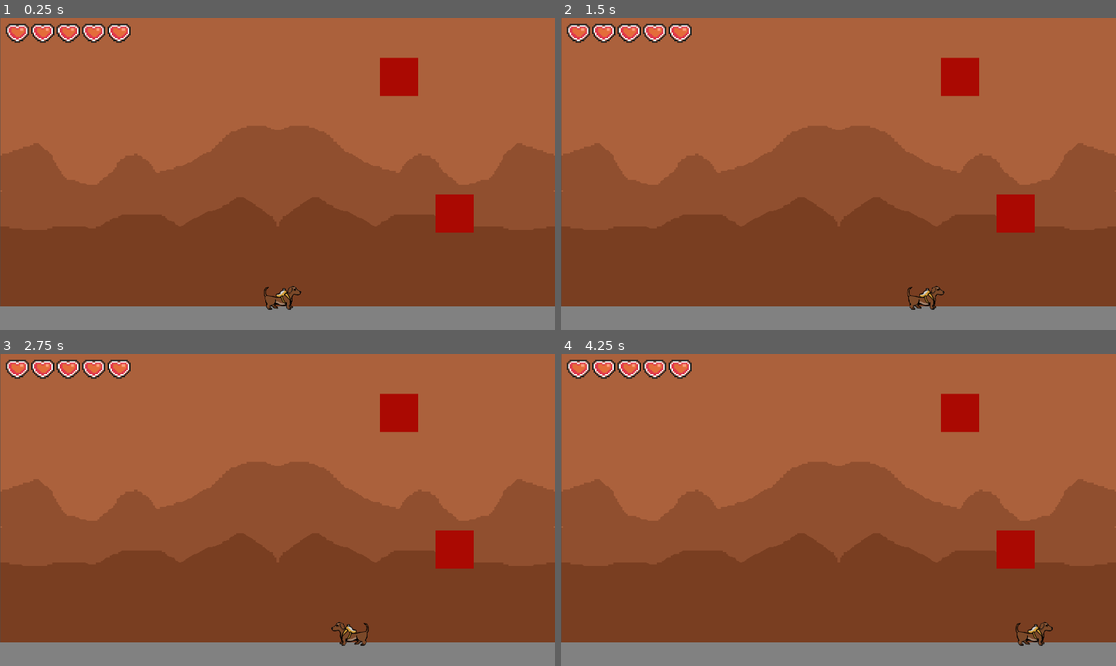
Above: before the commit, frames 1-4 (two rows, left to right).
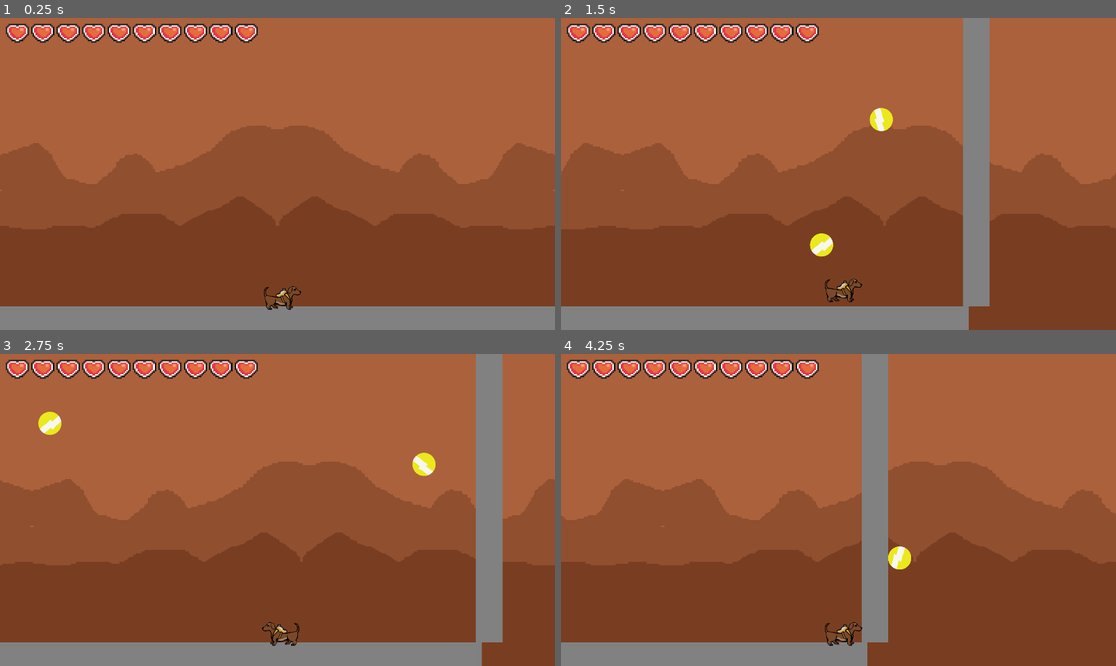
Above: after the commit, the same moments.

Repository: AnaVSSCaldeira/Salsicha-The-Game
Game: Godot game, scene res://Scenes/Game/Scenes/Game.tscn
Two runs of this game, one before a commit and one after it. Both use one fixed random seed, a clock stepped at 60 frames per second and the inputs below.
Inputs (mouse positions are in pixels of both pictures, inside the frame that each line leads up to):
- Up to frame 1 (0.25 s): no input
- Up to frame 2 (1.5 s): tap Enter (ui_accept) at 0.5, 0.77 s; move the mouse to (960, 158) at 0.52 s; hold Shift 0.53-1.28 s; hold D (right) from 0.53 s (still down); click (960, 158) at 0.67 s; move the mouse to (727, 189) at 1.27 s; tap Shift at 1.35 s; click (727, 189) at 1.42 s
- Up to frame 3 (2.75 s): tap Enter (ui_accept) at 1.52 s; move the mouse to (333, 441) at 2.02 s; release D (right) at 2.03 s; hold A (left) from 2.03 s (still down); hold Shift from 2.03 s (still down); click (333, 441) at 2.17 s
- Up to frame 4 (4.25 s): move the mouse to (810, 572) at 2.77 s; release A (left) at 2.78 s; release Shift at 2.78 s; hold D (right) from 2.78 s (still down); tap Shift at 2.85 s; click (810, 572) at 2.92 s; tap Enter (ui_accept) at 3.02, 3.77 s; move the mouse to (1005, 556) at 3.52 s; hold Shift from 3.53 s (still down); click (1005, 556) at 3.67 s

The runs differ from the first frame. In frame 1, 2.9% of the frame differs, in the area x 0-100%, y 0-69%; in frame 2, 15%; in frame 3, 13%; in frame 4, 18%, in the area x 0-100%, y 0-100%.

Commit message:
More features

Diff:
--- a/Salsicha/salsicha/Scenes/Game/Scenes/Game.tscn
+++ b/Salsicha/salsicha/Scenes/Game/Scenes/Game.tscn
@@ -1,11 +1,10 @@
-[gd_scene load_steps=7 format=3 uid="uid://bjb5bxg43f6ir"]
+[gd_scene load_steps=6 format=3 uid="uid://bjb5bxg43f6ir"]
 
 [ext_resource type="PackedScene" uid="uid://cac3plj0yo8cx" path="res://Scenes/Game/Scenes/Salsicha.tscn" id="1_3npm6"]
 [ext_resource type="PackedScene" uid="uid://dr31c7kgkwvym" path="res://Scenes/Game/Scenes/Hud.tscn" id="1_5cy7k"]
 [ext_resource type="Script" uid="uid://cjapypki4nqf" path="res://Scenes/Game/Scripts/game.gd" id="1_iidra"]
 [ext_resource type="PackedScene" uid="uid://1ghcm2qqdkf5" path="res://Scenes/Game/Scenes/Ground.tscn" id="2_37rrd"]
-[ext_resource type="PackedScene" uid="uid://dlmrlbnqqg6n3" path="res://Parallax_bg.tscn" id="3_337gq"]
-[ext_resource type="PackedScene" uid="uid://dolrp6cicim2l" path="res://Scenes/Game/Scenes/enemy.tscn" id="7_blyp7"]
+[ext_resource type="PackedScene" uid="uid://dlmrlbnqqg6n3" path="res://Scenes/Game/Scenes/Parallax_bg.tscn" id="3_337gq"]
 
 [node name="Main_Game" type="Node2D"]
 script = ExtResource("1_iidra")
@@ -19,13 +18,23 @@
 position = Vector2(961, 1044)
 scale = Vector2(39.2171, -1.8467)
 
+[node name="wall" parent="." instance=ExtResource("2_37rrd")]
+position = Vector2(-47, 18)
+rotation = 1.5708
+scale = Vector2(39.2171, -1.8467)
+
+[node name="wall2" parent="." instance=ExtResource("2_37rrd")]
+position = Vector2(1967, 18)
+rotation = 4.71239
+scale = Vector2(39.2171, -1.8467)
+
 [node name="Salsicha" parent="." instance=ExtResource("1_3npm6")]
 position = Vector2(974, 976)
 
+[node name="Camera2D" type="Camera2D" parent="Salsicha"]
+position = Vector2(-14, -430)
+rotation = -1.5708
+scale = Vector2(43.817, -1.8467)
+limit_top = 0
+
 [node name="ParallaxBackground" parent="." instance=ExtResource("3_337gq")]
-
-[node name="Enemy1" parent="." instance=ExtResource("7_blyp7")]
-position = Vector2(1381, 204)
-
-[node name="Enemy2" parent="." instance=ExtResource("7_blyp7")]
-position = Vector2(1573, 676)
--- a/Salsicha/salsicha/Parallax_bg.tscn
+++ b/Salsicha/salsicha/Scenes/Game/Scenes/Parallax_bg.tscn
@@ -6,25 +6,32 @@
 
 [node name="ParallaxBackground" type="ParallaxBackground"]
 
-[node name="ParallaxLayer" type="ParallaxLayer" parent="."]
-position = Vector2(961, 542)
+[node name="ParallaxLayer" type="Parallax2D" parent="."]
+repeat_size = Vector2(1920, 0)
+repeat_times = 3
 
 [node name="Sprite2D" type="Sprite2D" parent="ParallaxLayer"]
 texture_filter = 1
-position = Vector2(0, -1)
-scale = Vector2(1, 1.00185)
+position = Vector2(960, 540)
+scale = Vector2(1, 0.999999)
 texture = ExtResource("1_h1ang")
 
-[node name="ParallaxLayer2" type="ParallaxLayer" parent="."]
-position = Vector2(961, 542)
+[node name="ParallaxLayer2" type="Parallax2D" parent="."]
+scroll_scale = Vector2(0.6, 0.6)
+repeat_size = Vector2(1920, 0)
+repeat_times = 3
 
 [node name="Sprite2D" type="Sprite2D" parent="ParallaxLayer2"]
 texture_filter = 1
+position = Vector2(960, 540)
 texture = ExtResource("2_scmyc")
 
-[node name="ParallaxLayer3" type="ParallaxLayer" parent="."]
-position = Vector2(961, 542)
+[node name="ParallaxLayer3" type="Parallax2D" parent="."]
+scroll_scale = Vector2(0.7, 0.7)
+repeat_size = Vector2(1920, 0)
+repeat_times = 3
 
 [node name="Sprite2D" type="Sprite2D" parent="ParallaxLayer3"]
 texture_filter = 1
+position = Vector2(960, 540)
 texture = ExtResource("3_802rl")
--- a/Salsicha/salsicha/Scenes/Game/Scenes/Salsicha.tscn
+++ b/Salsicha/salsicha/Scenes/Game/Scenes/Salsicha.tscn
@@ -29,7 +29,7 @@
 [sub_resource type="RectangleShape2D" id="RectangleShape2D_vw0nc"]
 size = Vector2(67.9999, 127)
 
-[node name="Salsicha" type="CharacterBody2D"]
+[node name="Salsicha" type="CharacterBody2D" groups=["player"]]
 script = ExtResource("1_vb0mm")
 
 [node name="AnimatedSprite2D" type="AnimatedSprite2D" parent="."]
@@ -43,3 +43,8 @@
 position = Vector2(2.50009, -4.99997)
 rotation = 1.5708
 shape = SubResource("RectangleShape2D_vw0nc")
+
+[node name="Invulnerable_timer" type="Timer" parent="."]
+wait_time = 0.675
+
+[connection signal="timeout" from="Invulnerable_timer" to="." method="_on_invulnerable_timer_timeout"]
--- a/Salsicha/salsicha/Scenes/Game/Scenes/enemy.gd
+++ b/Salsicha/salsicha/Scenes/Game/Scenes/enemy.gd
@@ -16,3 +16,9 @@
 	if $Life.value <= 0:
 		$Life.value = 0
 		queue_free()
+
+func _on_timer_timeout():
+	var  bullet = preload("res://Scenes/Game/Scenes/enemy_bullet.tscn").instantiate()
+	bullet.get_node("AnimatedSprite2D").play("default")
+	bullet.global_position = Vector2(global_position.x,global_position.y+100)
+	get_tree().current_scene.add_child(bullet)
--- a/Salsicha/salsicha/Scenes/Game/Scenes/enemy.tscn
+++ b/Salsicha/salsicha/Scenes/Game/Scenes/enemy.tscn
@@ -41,4 +41,9 @@
 rounded = true
 show_percentage = false
 
+[node name="Timer" type="Timer" parent="."]
+wait_time = 3.0
+autostart = true
+
 [connection signal="area_entered" from="." to="." method="_on_area_entered"]
+[connection signal="timeout" from="Timer" to="." method="_on_timer_timeout"]
--- /dev/null
+++ b/Salsicha/salsicha/Scenes/Game/Scenes/enemy_bullet.gd
@@ -0,0 +1,21 @@
+extends Area2D
+
+var speed = 500
+var direction := Vector2.ZERO
+
+func _ready():
+	var player_position = (get_parent().get_node("Salsicha")).global_position
+	direction = (player_position - global_position).normalized()
+	look_at(player_position)
+
+func _process(delta):
+	position += direction * speed * delta
+
+func _on_visible_on_screen_notifier_2d_screen_exited():
+	queue_free()
+
+
+func _on_body_entered(body:Node2D):
+	if body.is_in_group("player"):
+		get_parent().get_node("Salsicha").player_damage(1)
+		queue_free()
--- /dev/null
+++ b/Salsicha/salsicha/Scenes/Game/Scenes/enemy_bullet.tscn
@@ -0,0 +1,36 @@
+[gd_scene load_steps=5 format=3 uid="uid://bl0cu1di6up8k"]
+
+[ext_resource type="Script" uid="uid://c8p8u5xl8slo4" path="res://Scenes/Game/Scenes/enemy_bullet.gd" id="1_mhqj8"]
+[ext_resource type="Texture2D" uid="uid://dwku6ck1n17vx" path="res://Scenes/Game/Images/coin.png" id="1_t4u8b"]
+
+[sub_resource type="SpriteFrames" id="SpriteFrames_mhqj8"]
+animations = [{
+"frames": [{
+"duration": 1.0,
+"texture": ExtResource("1_t4u8b")
+}],
+"loop": true,
+"name": &"default",
+"speed": 5.0
+}]
+
+[sub_resource type="CapsuleShape2D" id="CapsuleShape2D_t4u8b"]
+radius = 41.0
+height = 82.0
+
+[node name="Enemy_bullet" type="Area2D"]
+script = ExtResource("1_mhqj8")
+
+[node name="AnimatedSprite2D" type="AnimatedSprite2D" parent="."]
+modulate = Color(1, 0.231373, 1, 1)
+sprite_frames = SubResource("SpriteFrames_mhqj8")
+
+[node name="CollisionShape2D" type="CollisionShape2D" parent="."]
+shape = SubResource("CapsuleShape2D_t4u8b")
+
+[node name="VisibleOnScreenNotifier2D" type="VisibleOnScreenNotifier2D" parent="."]
+position = Vector2(-1.90735e-06, 0.500001)
+scale = Vector2(4.1, 4.15)
+
+[connection signal="body_entered" from="." to="." method="_on_body_entered"]
+[connection signal="screen_exited" from="VisibleOnScreenNotifier2D" to="." method="_on_visible_on_screen_notifier_2d_screen_exited"]
--- a/Salsicha/salsicha/Scenes/Game/Scripts/Salsicha.gd
+++ b/Salsicha/salsicha/Scenes/Game/Scripts/Salsicha.gd
@@ -1,7 +1,11 @@
 extends CharacterBody2D
 
 const SPEED = 300.0
-const JUMP_VELOCITY = -400.0
+const JUMP_VELOCITY = -500.0
+
+var run
+var invulnerable = false
+var invulnerable_count
 
 func _physics_process(delta):
 	if not is_on_floor():
@@ -12,7 +16,13 @@
 
 	var direction = Input.get_axis("left", "right")
 	if direction:
-		velocity.x = direction * SPEED
+
+		if Input.is_key_pressed(KEY_SHIFT):
+			run = 300
+		else:
+			run = 0
+
+		velocity.x = direction * (SPEED + run)
 		if direction > 0:
 			$AnimatedSprite2D.flip_h = false
 			$mochila.flip_h = false
@@ -25,8 +35,31 @@
 	move_and_slide()
 
 func _input(event):
-	if Input.is_key_pressed(KEY_W):
+	if event is InputEventMouseButton and event.pressed and event.button_index == MOUSE_BUTTON_LEFT:
 		var  bullet = preload("res://Scenes/Game/Scenes/bullet.tscn").instantiate()
 		bullet.get_node("AnimatedSprite2D").play($"/root/Global".bullet_type)
 		bullet.global_position = Vector2(global_position.x,global_position.y-100)
 		get_tree().current_scene.add_child(bullet)
+
+
+func player_damage(damage):
+	if $"/root/Global".player_life > 0:
+		if invulnerable == false:
+			invulnerable_count = 0
+			$"/root/Global".player_life -= damage
+			var heartsConteiner = get_parent().get_node("HUD").get_node("Hearts")
+			heartsConteiner.updateHearts($"/root/Global".player_life)
+			invulnerable = true
+			$Invulnerable_timer.start(0.25)
+	else:
+		print("game over")
+
+func _on_invulnerable_timer_timeout():
+	visible = not visible
+	invulnerable_count += 1
+	print(invulnerable_count)
+
+	if invulnerable_count == 6:
+		invulnerable = false
+		$Invulnerable_timer.stop()
+		visible = true
--- a/Salsicha/salsicha/Scenes/Game/Scripts/bullet.gd
+++ b/Salsicha/salsicha/Scenes/Game/Scripts/bullet.gd
@@ -1,16 +1,20 @@
 extends Area2D
 
 var speed = 900
+var direction := Vector2.ZERO
 
 func _ready():
-	pass
+	var mouse_position = get_global_mouse_position()
+	direction = (mouse_position - global_position).normalized()
+	look_at(mouse_position)
 
 func _process(delta):
-	position += -(transform.y) * speed * delta
+	position += direction * speed * delta
 
 func _on_area_entered(area:Area2D):
 	if area.is_in_group("enemies"):
-		get_parent().handle_enemy_damage(area, $"/root/Global".bullet_damage)
+		area.take_damage($"/root/Global".bullet_damage)
+		# get_parent().handle_enemy_damage(area, $"/root/Global".bullet_damage)
 		queue_free()
 
 func _on_visible_on_screen_notifier_2d_screen_exited():
--- a/Salsicha/salsicha/Scenes/Game/Scripts/game.gd
+++ b/Salsicha/salsicha/Scenes/Game/Scripts/game.gd
@@ -1,18 +1,15 @@
 extends Node2D
 
 @onready var heartsConteiner = $HUD.get_node("Hearts")
+var invulnerable = false
+var invulnerable_count = 0
 
 func _ready():
+	Input.set_custom_mouse_cursor(load("res://Scenes/Game/Images/aim.png"))
 	heartsConteiner.setMaxHearts($"/root/Global".player_life)
 
-func _input(event):
-	if Input.is_key_pressed(KEY_W):
-		take_damage(1)
+func game_over():
+	pass
 
-func take_damage(damage):
-	if $"/root/Global".player_life > 0:
-		$"/root/Global".player_life -= damage
-		heartsConteiner.updateHearts($"/root/Global".player_life)
-
-func handle_enemy_damage(body, damage):
-	body.take_damage(damage)
+func get_powers():
+	pass
--- a/Salsicha/salsicha/Scenes/global.gd
+++ b/Salsicha/salsicha/Scenes/global.gd
@@ -1,5 +1,7 @@
 extends Node
 
-@export var player_life = 5
+@export var player_life = 10
 @export var bullet_type = "default"
 @export var bullet_damage = 1
+@export var powers_number = 3
+@export var powers = {}
Binary file added: Salsicha/salsicha/Scenes/Game/Images/aim.png
Not shown, added: Salsicha/salsicha/Scenes/Game/Images/aim.png.import
Not shown, added: Salsicha/salsicha/Scenes/Game/Scenes/enemy_bullet.gd.uid
Not shown, added: imagens e referencias/aim.png
